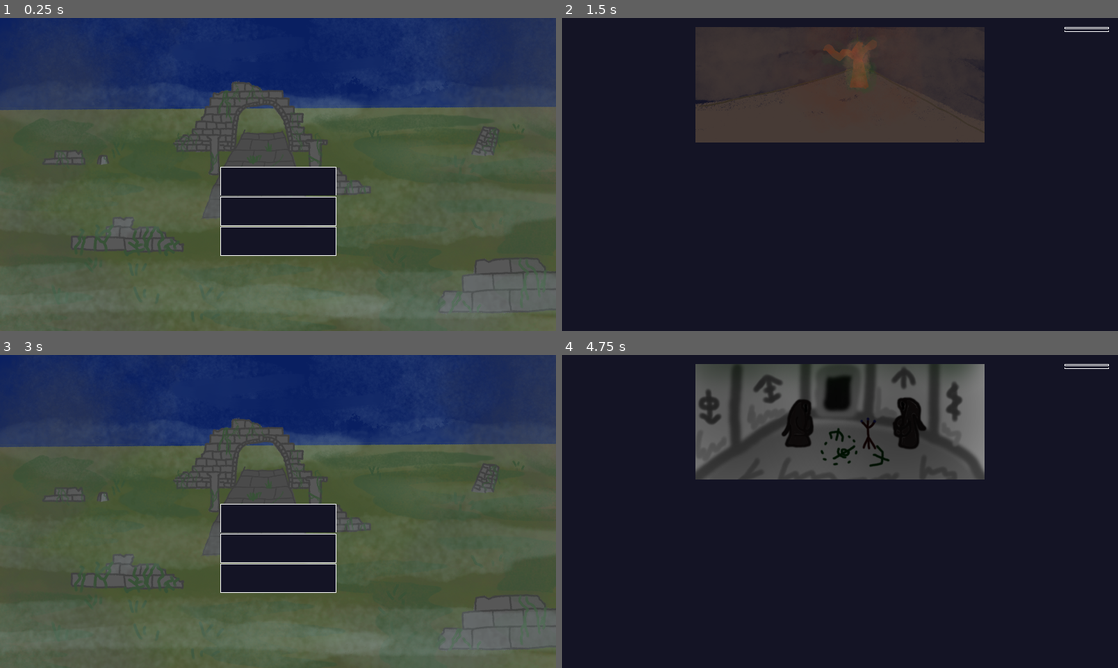
Above: before the commit, frames 1-4 (two rows, left to right).
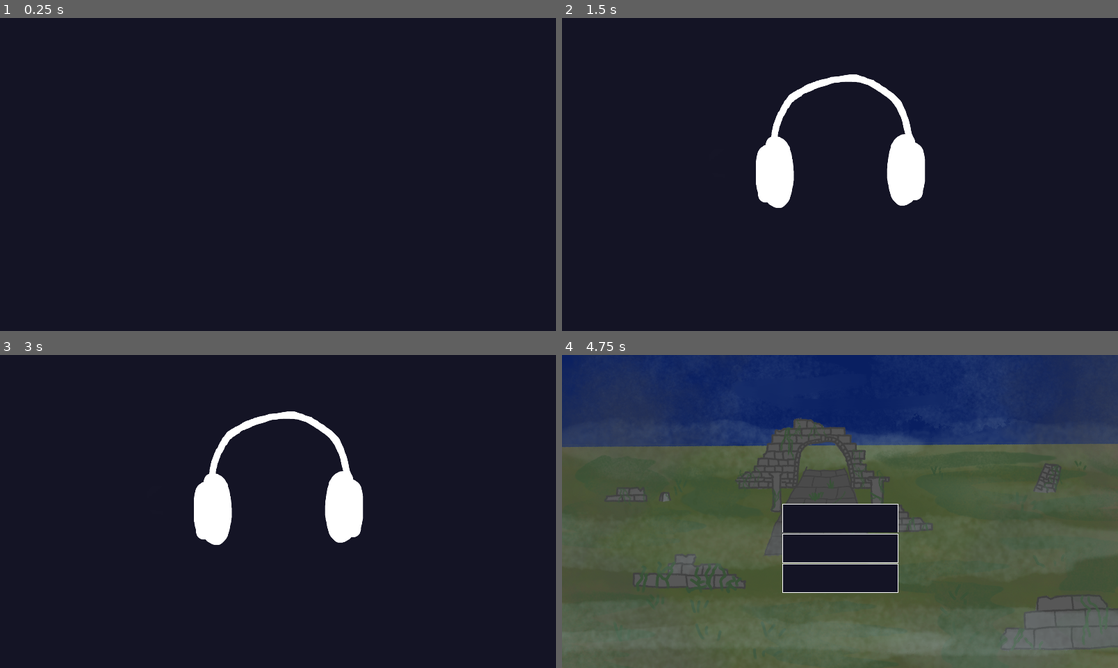
Above: after the commit, the same moments.

Repository: game-jam-team-gut/the-scholar
Game: Godot game, scene res://Headphones.tscn
The game is run twice, just before and just after one commit, with the same random seed, the same clock (stepped at 60 frames per second) and the same inputs. Before the commit the project starts from res://Menu.tscn.
Inputs (mouse positions are in pixels of both pictures, inside the frame that each line leads up to):
- Up to frame 1 (0.25 s): no input
- Up to frame 2 (1.5 s): click (840, 180) at 0.5 s, where only the run before the commit has a clickable "Play"; tap Enter (ui_accept) at 1.25 s
- Up to frame 3 (3 s): tap Enter (ui_accept) at 1.52, 2, 2.27 s; click (522, 367) at 2.75 s, where only the run before the commit has a clickable "Menu"
- Up to frame 4 (4.75 s): click (840, 517) at 3.5 s, where only the run before the commit has a clickable "Play"

The runs differ from the first frame. In frame 1, 94% of the frame differs, in the area x 0-100%, y 0-100%; in frame 2, 22%; in frame 3, 95%; in frame 4, 91%.

Commit message:
Add headphones recommended screen at the game start

Diff:
--- a/Headphones.tscn
+++ b/Headphones.tscn
@@ -1,7 +1,7 @@
 [gd_scene load_steps=4 format=2]
 
 [ext_resource path="res://HeadphonesScreen/headphones.png" type="Texture" id=1]
-[ext_resource path="res://MainMenu/TitleFont.tres" type="DynamicFont" id=2]
+[ext_resource path="res://Menu/TitleFont.tres" type="DynamicFont" id=2]
 [ext_resource path="res://HeadphonesScreen/Headphones.gd" type="Script" id=3]
 
 [node name="HeadphonesScreen" type="Control"]
--- a/HeadphonesScreen/Headphones.gd
+++ b/HeadphonesScreen/Headphones.gd
@@ -26,7 +26,7 @@
 			)
 	alpha_tween.start()
 	yield(get_tree().create_timer(1), "timeout")
-	get_tree().change_scene("res://MainMenu.tscn")
+	get_tree().change_scene("res://Menu.tscn")
 
 # Called every frame. 'delta' is the elapsed time since the previous frame.
 #func _process(delta):
--- a/project.godot
+++ b/project.godot
@@ -16,7 +16,7 @@
 [application]
 
 config/name="The Scholar: Totally Sane Archeologist"
-run/main_scene="res://Menu.tscn"
+run/main_scene="res://Headphones.tscn"
 config/icon="res://icon.png"
 
 [autoload]
